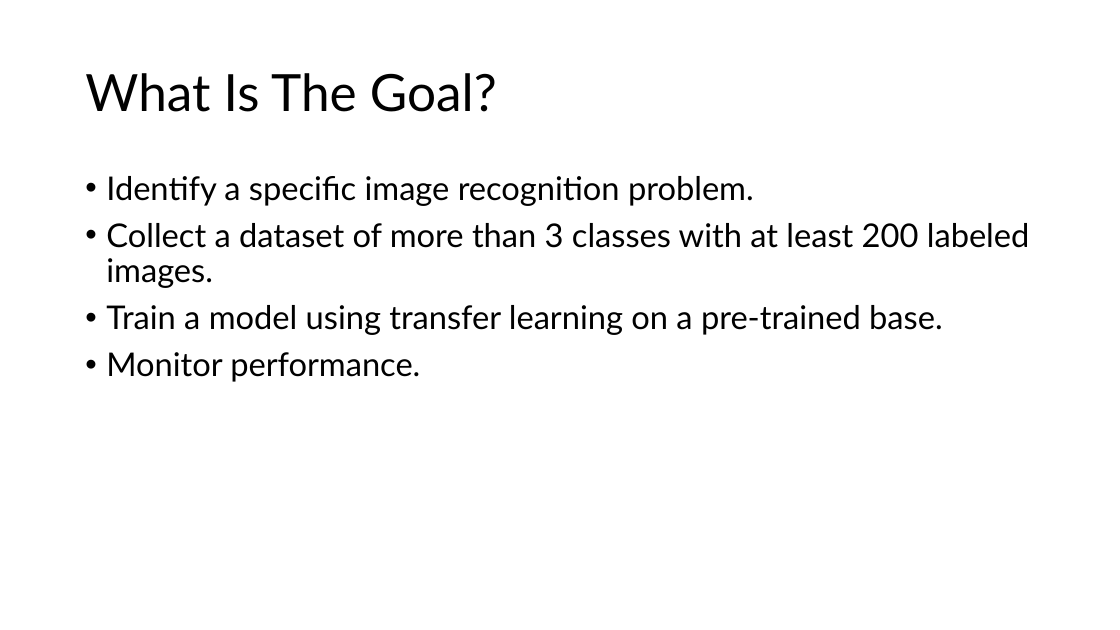
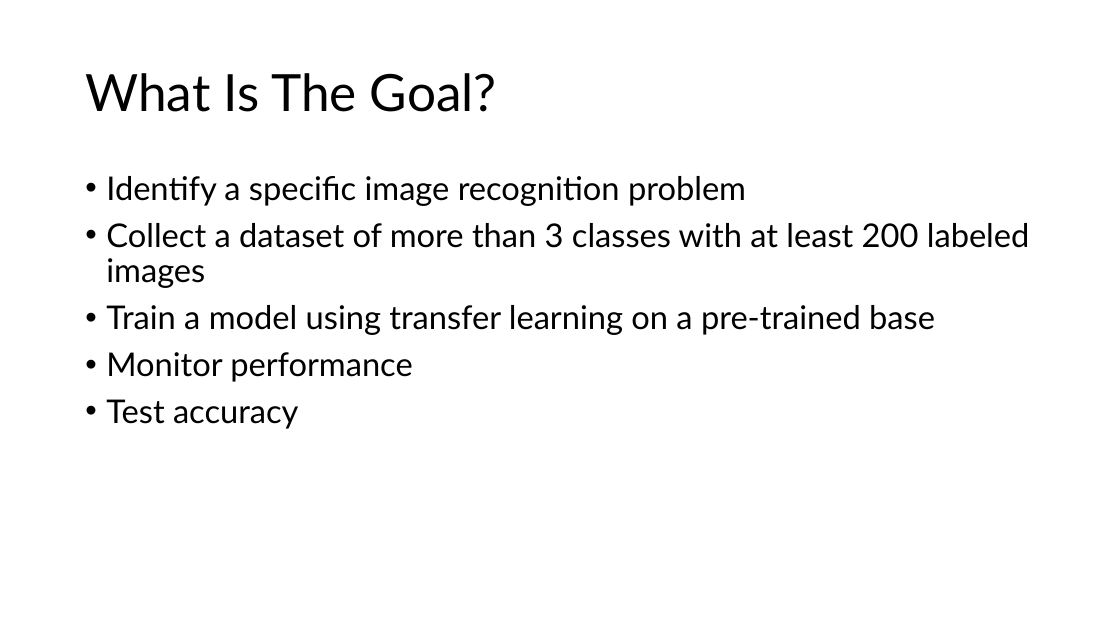
Before and after one commit to henryroeth/cpsc386-cv-project, a slide deck: slide 2 of docs/Project_Presentation_HKR.pptx. Drawn at 1120x630 pixels with LibreOffice and Linux fonts; fonts in the diff are those of the drawing. Boxes give left, top, right and bottom in pixels: in the first picture for what was removed or moved away, otherwise in the second. Text is boxed around its words. In the diff, an @@ line names an element or a change of style, - is before the commit and + after.

Commit message:
Updates

```diff
--- a/docs/Project_Presentation_HKR.pptx
+++ b/docs/Project_Presentation_HKR.pptx
@@ text at bbox=[106, 176, 1030, 429]: text changed @@
-• Identify a specific image recognition problem.
-• Collect a dataset of more than 3 classes with at least 200 labeled images.
-• Train a model using transfer learning on a pre-trained base.
-• Monitor performance.
+• Identify a specific image recognition problem
+• Collect a dataset of more than 3 classes with at least 200 labeled images
+• Train a model using transfer learning on a pre-trained base
+• Monitor performance
+• Test accuracy
```
Also in this commit, not shown: 3 other slides changed, 5 slides added, 2 slides removed.
